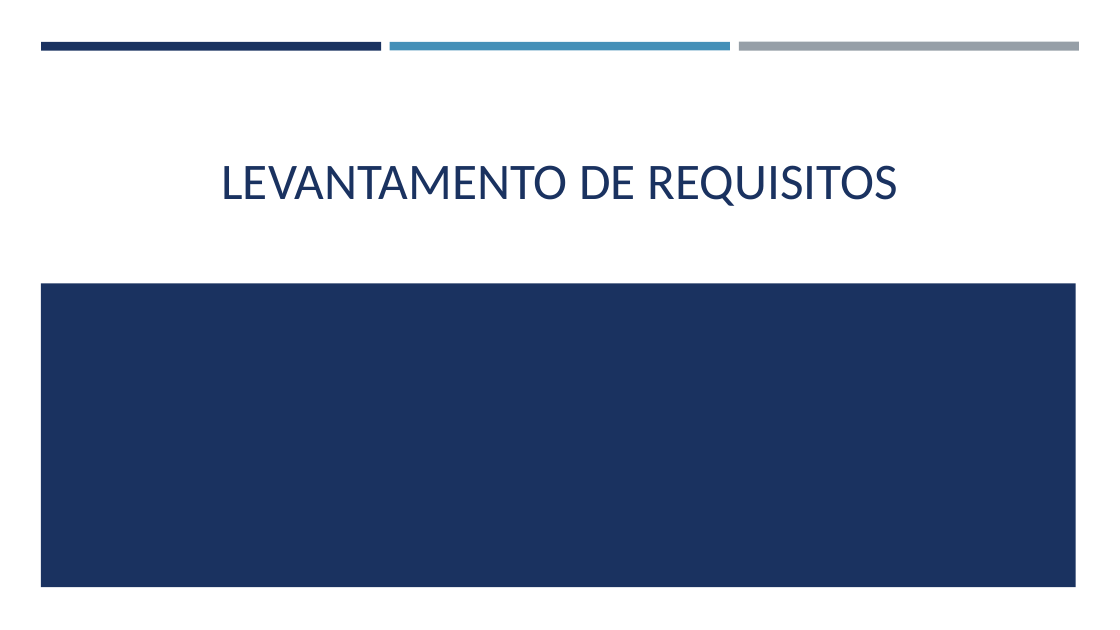
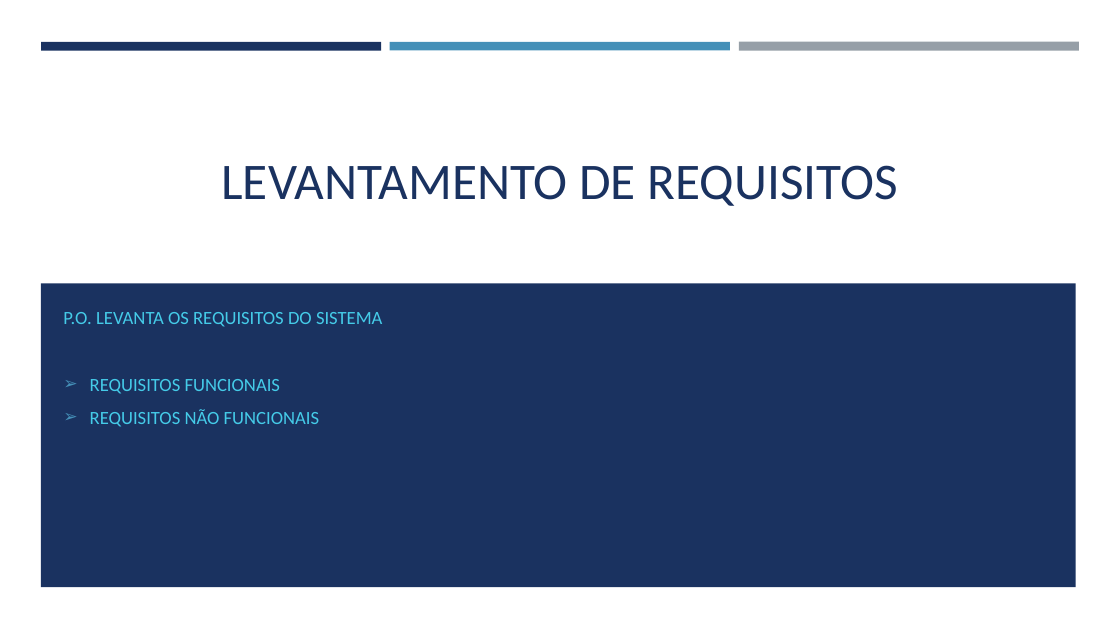
Before and after one commit to Devluisgsouza/Callme_App, a slide deck: slide 4 of Callme/PIM/Pim 3 – unip são josé dos campos.pptx. Drawn at 1120x630 pixels with LibreOffice and Linux fonts; fonts in the diff are those of the drawing. Boxes give left, top, right and bottom in pixels: in the first picture for what was removed or moved away, otherwise in the second. Text is boxed around its words. In the diff, an @@ line names an element or a change of style, - is before the commit and + after.

```diff
--- a/Callme/PIM/Pim 3 – unip são josé dos campos.pptx
+++ b/Callme/PIM/Pim 3 – unip são josé dos campos.pptx
@@ subtitle added at [63, 312, 382, 427], 16 pt, text #45CBE8 @@
+P.O. LEVANTA OS REQUISITOS DO SISTEMA
+➢ REQUISITOS FUNCIONAIS
+➢ REQUISITOS NÃO FUNCIONAIS
```
Also in this commit, not shown: 7 other slides changed, 1 other file.
